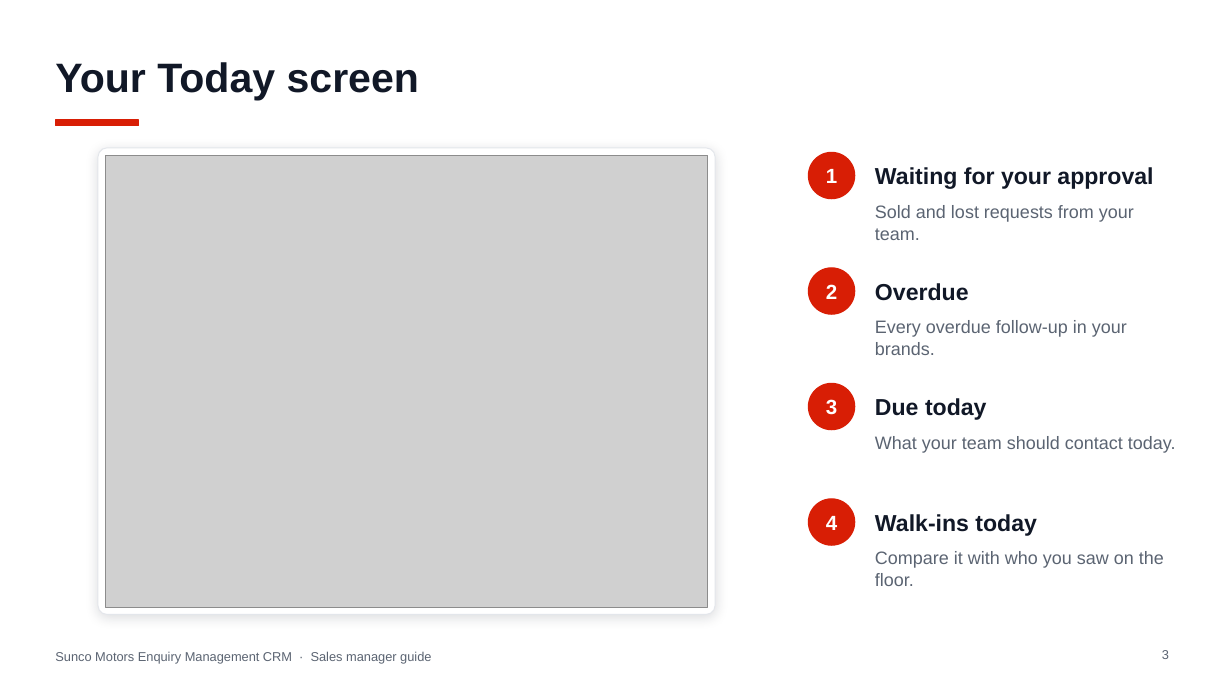
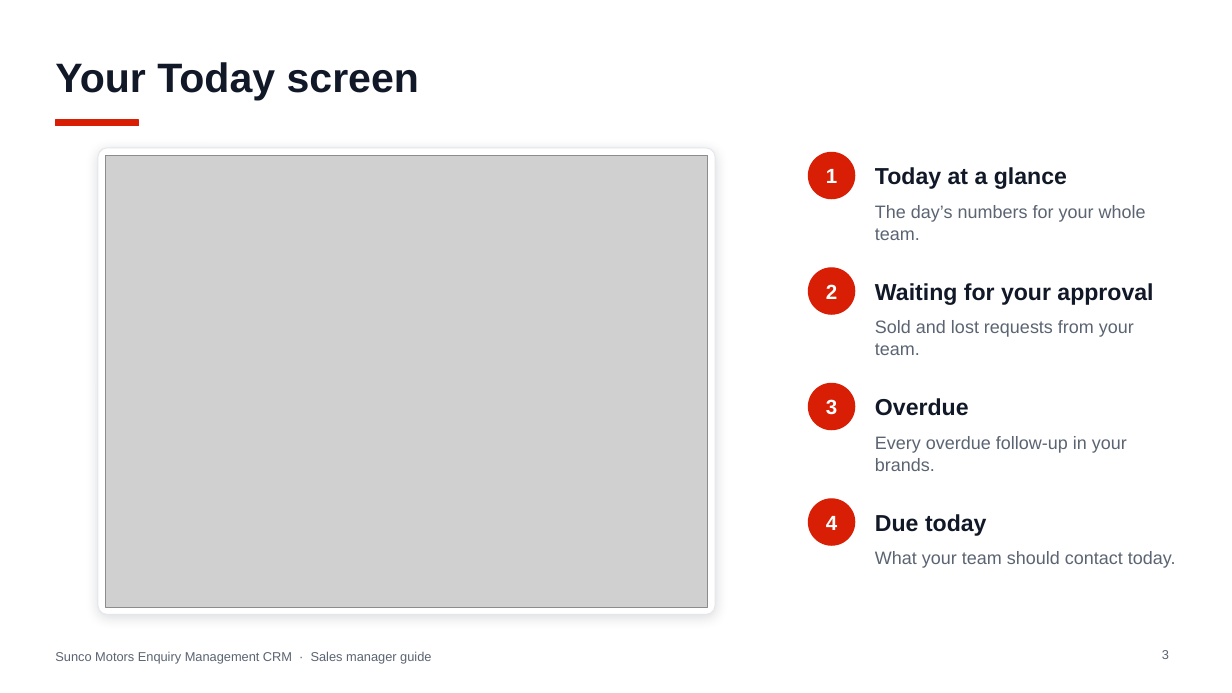
Before and after one commit to jakeeeecurran/walkin-management, a slide deck: slide 3 of docs/training/Sunco-Motors-Enquiry-CRM-Sales-Manager-Guide.pptx. Drawn at 1232x693 pixels with LibreOffice and Linux fonts; fonts in the diff are those of the drawing; grey boxes stand for pictures. Boxes give left, top, right and bottom in pixels: in the first picture for what was removed or moved away, otherwise in the second. Text is boxed around its words. In the diff, an @@ line names an element or a change of style, - is before the commit and + after.

```diff
--- a/docs/training/Sunco-Motors-Enquiry-CRM-Sales-Manager-Guide.pptx
+++ b/docs/training/Sunco-Motors-Enquiry-CRM-Sales-Manager-Guide.pptx
@@ text at (875, 167, 1067, 189): text changed @@
-Waiting for your approval
+Today at a glance
@@ text at (875, 205, 1146, 240): text changed @@
-Sold and lost requests from your team.
+The day’s numbers for your whole team.
@@ text at (875, 283, 1153, 305): text changed @@
-Overdue
+Waiting for your approval
@@ text at (875, 320, 1134, 355): text changed @@
-Every overdue follow-up in your brands.
+Sold and lost requests from your team.
@@ text at (875, 398, 969, 416): text changed @@
-Due today
+Overdue
@@ text at (875, 436, 1127, 471): text changed @@
-What your team should contact today.
+Every overdue follow-up in your brands.
@@ text at (875, 514, 987, 536): text changed @@
-Walk-ins today
+Due today
@@ text at (875, 551, 1176, 568): text changed @@
-Compare it with who you saw on the floor.
+What your team should contact today.
```
Also in this commit, not shown: 6 other slides changed, 6 slides added, 4 other files.
